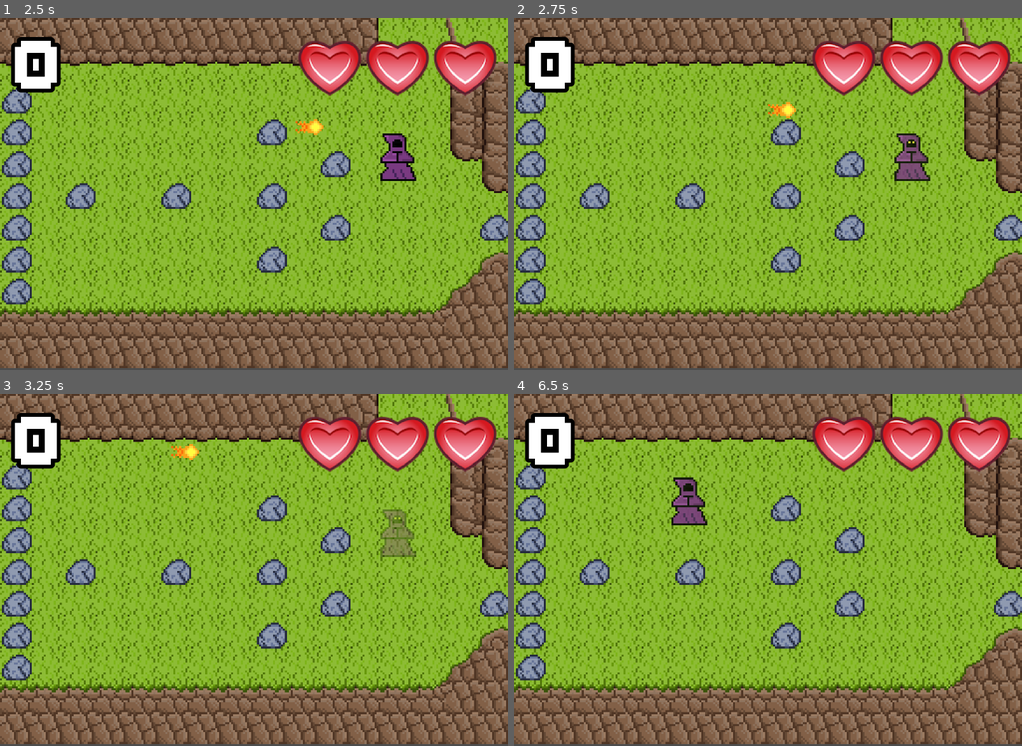
Above: before the commit, frames 1-4 (two rows, left to right).
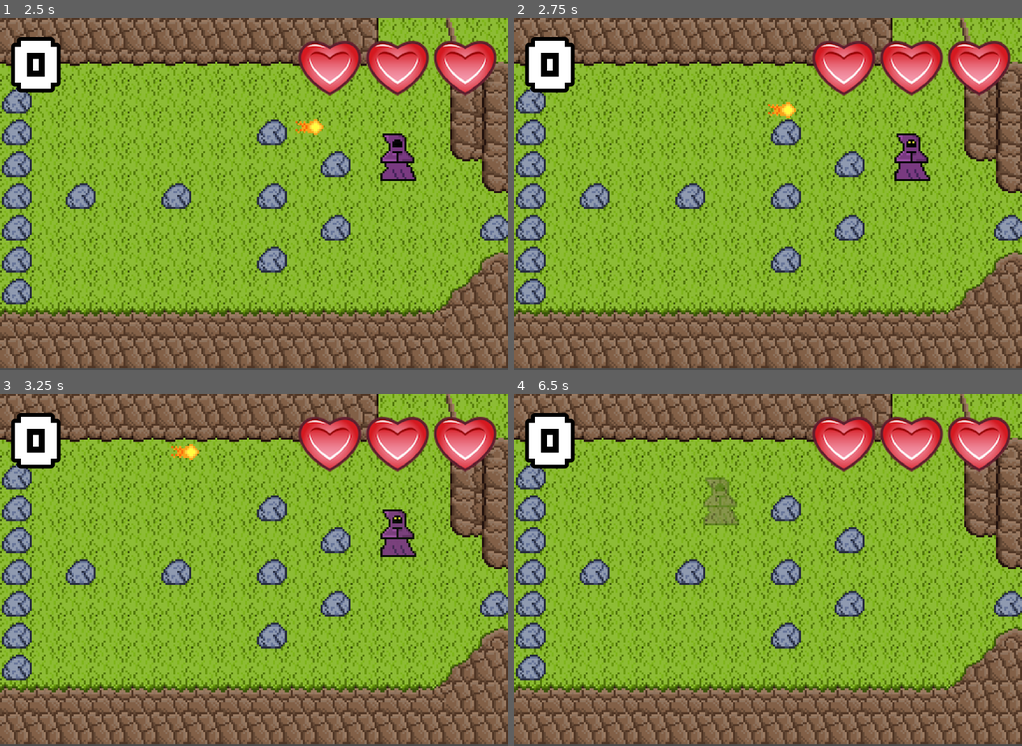
Above: after the commit, the same moments.

Repository: l-till/SDEV248GP1
Game: Godot game, scene res://levels/a2.tscn
Same seed, same stepped clock (60 frames per second), same inputs: the game is played once before the commit and once after it. This scene is started directly instead of the project's main scene.
Inputs (mouse positions are in pixels of both pictures, inside the frame that each line leads up to):
- Up to frame 1 (2.5 s): tap Enter at 0.5 s; move the mouse to (365, 176) at 0.52 s; hold Right (right) 0.53-1.28 s; tap Space (attack) at 0.6, 1.35, 2.1 s; click (365, 176) at 0.67 s; move the mouse to (152, 211) at 1.27 s; hold Down (down) 1.28-2.03 s; move the mouse to (304, 116) at 2.02 s; hold Right (right) from 2.03 s (still down)
- Up to frame 2 (2.75 s): keep holding Right (right)
- Up to frame 3 (3.25 s): move the mouse to (228, 640) at 2.77 s; release Right (right) at 2.78 s; hold Up (up) from 2.78 s (still down); tap Space (attack) at 2.85 s; click (228, 640) at 2.92 s
- Up to frame 4 (6.5 s): move the mouse to (920, 622) at 3.52 s; release Up (up) at 3.53 s; hold Left (left) 3.53-5.03 s; tap Space (attack) at 3.6, 4.35, 5, 5.1, 5.85 s; move the mouse to (615, 517) at 4.27 s; move the mouse to (793, 570) at 5.02 s; hold Down (down) 5.03-5.78 s; click (793, 570) at 5.17 s; move the mouse to (691, 482) at 5.77 s; hold Right (right) from 5.78 s (still down)

Frame 1 is identical in both runs. In frame 2, 0.2% of the frame differs, in the area x 74-82%, y 32-47%; in frame 3, 0.7%; in frame 4, 1.4%, in the area x 31-45%, y 23-38%.

Commit message:
wizard balancing

Diff:
--- a/sdev-248gp-1/enemies/wizard.tscn
+++ b/sdev-248gp-1/enemies/wizard.tscn
@@ -132,6 +132,7 @@
 fireball_scene = ExtResource("2_mivnp")
 fade_time = 1.0
 windup_time = 1.0
+recover_time = 1.2
 hidden_time = 2.0
 max_distance = 400.0
 
